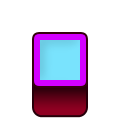
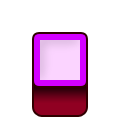
Comparing the layer stacks of the two 120×120 images. Changes:
painted on "Фигура 2" over [40, 40, 80, 80]
painted on "Градиентная заливка 1" over [34, 77, 86, 110]
renamed "Фигура 1" to "Фигура 5", showed it, moved it above "Фигура 4", painted on it over [32, 33, 88, 117]
hid "Фигура 4", painted on it over [32, 71, 88, 118]
